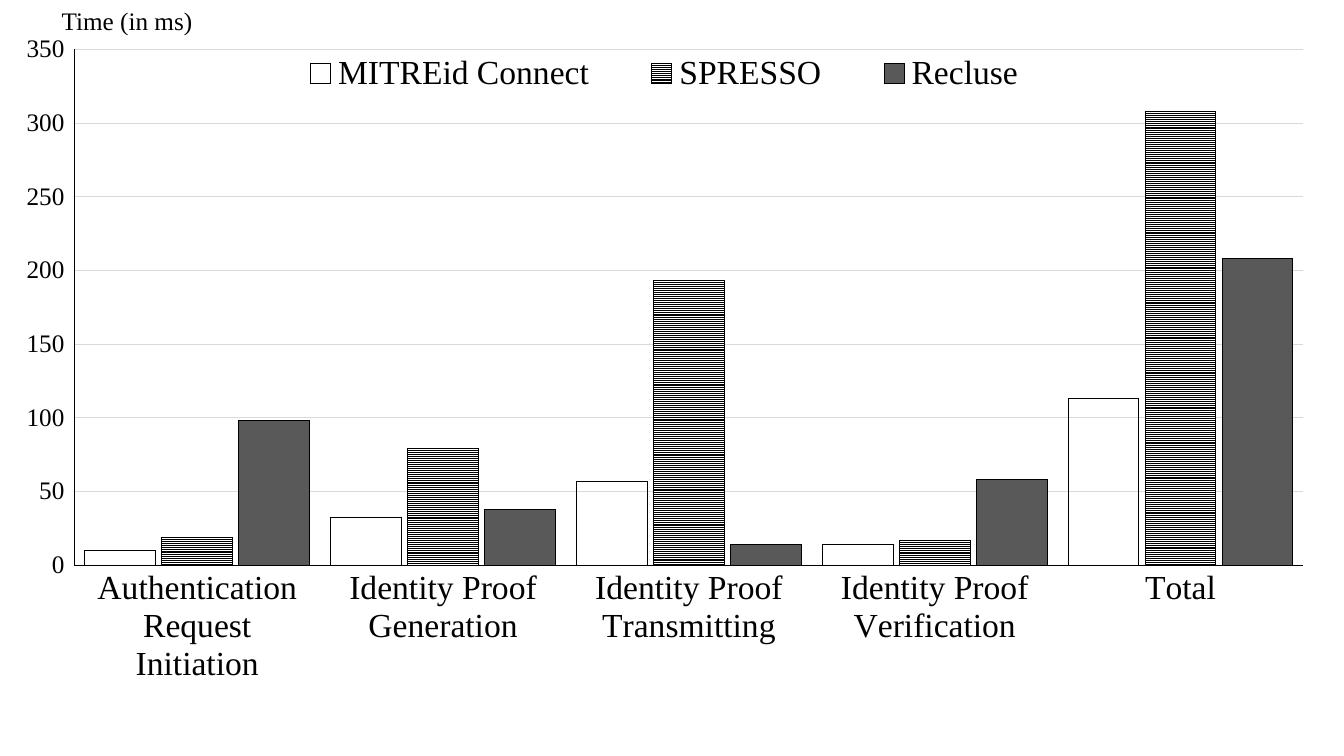
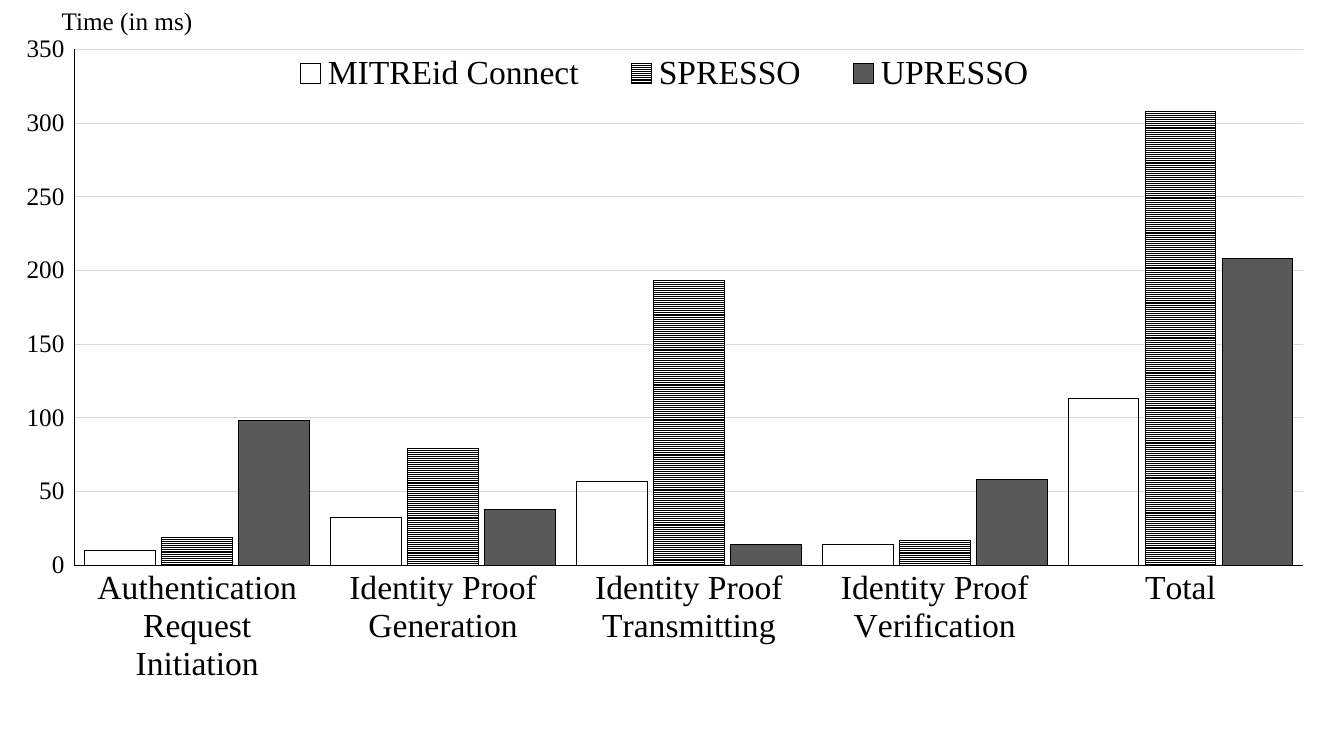
Before and after one commit to cqguo/OIDC-latex, a slide deck: slide 1 of fig/evaluation2.pptx. Drawn at 1344x756 pixels with LibreOffice and Linux fonts; fonts in the diff are those of the drawing. Boxes give left, top, right and bottom in pixels: in the first picture for what was removed or moved away, otherwise in the second. Text is boxed around its words. In the diff, an @@ line names an element or a change of style, - is before the commit and + after.

```diff
--- a/fig/evaluation2.pptx
+++ b/fig/evaluation2.pptx
@@ column chart at (x1=0, y1=21, x2=1331, y2=756) @@
-Recluse: 100, 40, 10, 60, 210
+UPRESSO: 100, 40, 10, 60, 210
```
Also in this commit, not shown: 6 other files.
